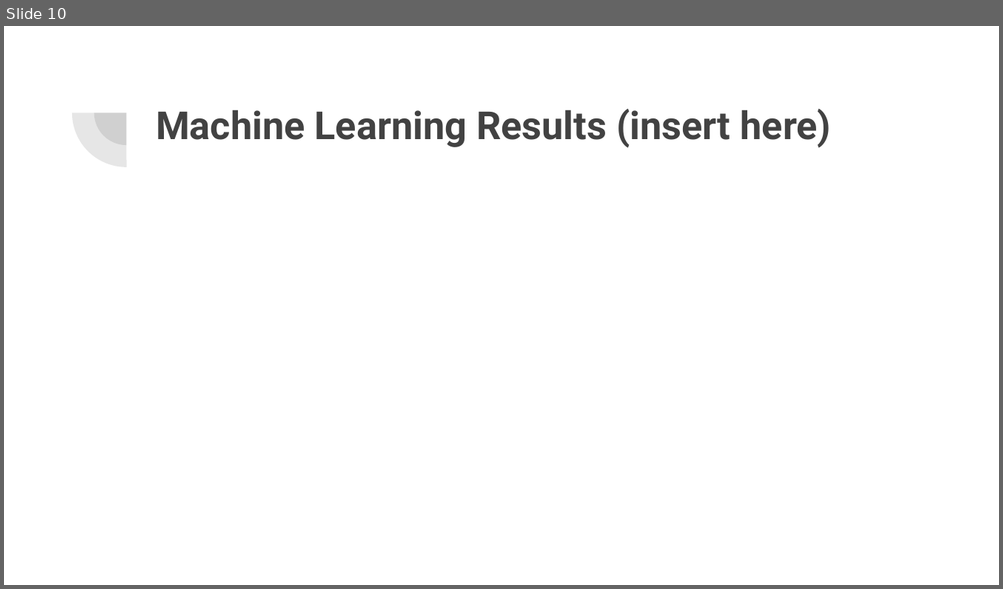
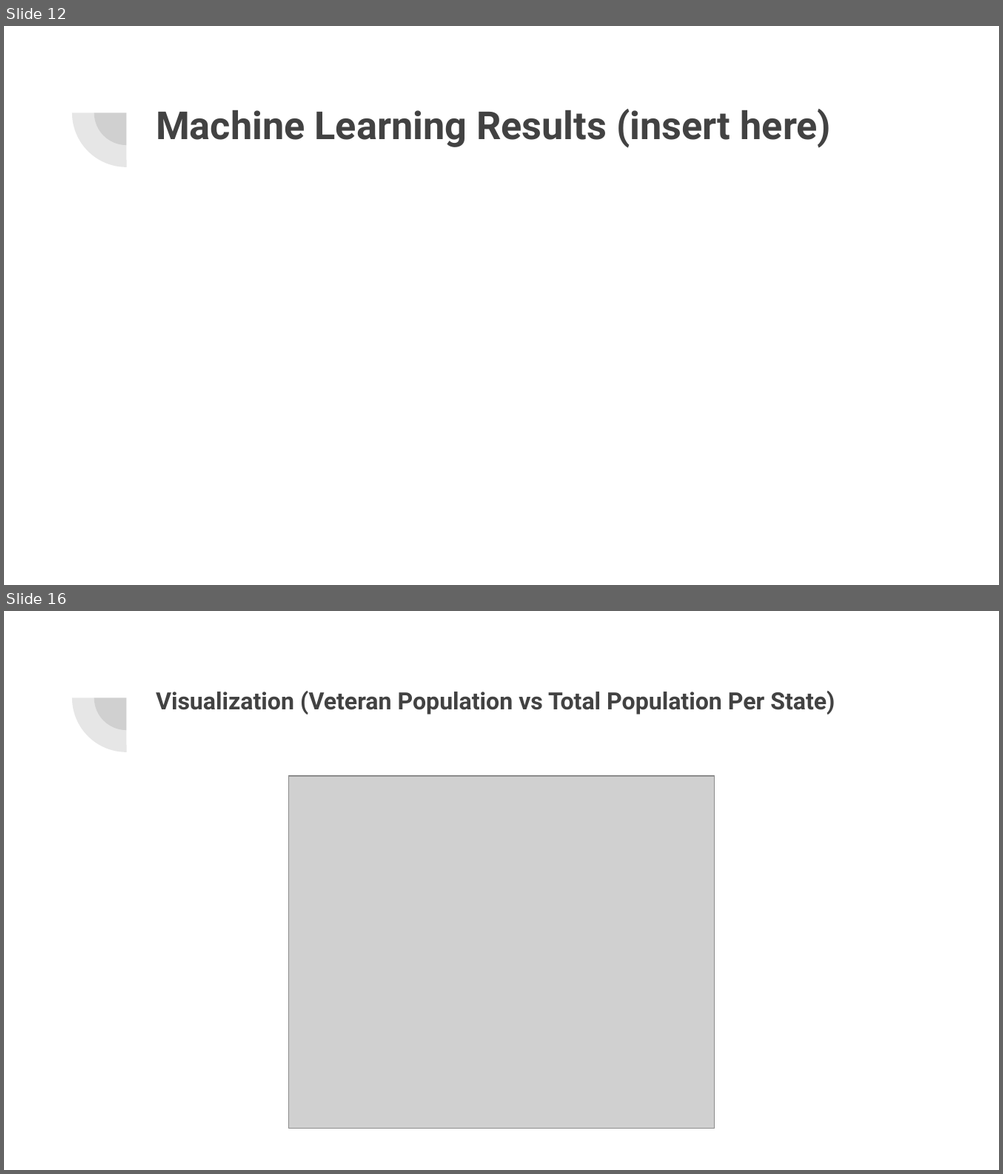
Before and after one commit to staceycatherine/Final_Project, a slide deck: Final Project Google Slides.pptx. Shown one above the other, each under a label of ours: slide 10 before the commit, slides 12 and 16 after it; the slides between them are not shown. The pictures are 1003x589 and 1003x1174 pixels, drawn with LibreOffice and Linux fonts; fonts in the diff are those of the drawing; grey boxes stand for pictures. Boxes give left, top, right and bottom in pixels: in the first picture for what was removed or moved away, otherwise in the second. Text is boxed around its words. In the diff, an @@ line names an element or a change of style, - is before the commit and + after.

```diff
--- a/Final Project Google Slides.pptx
+++ b/Final Project Google Slides.pptx
@@ slide 16 added at (4, 611, 999, 1170), background #FFFFFF; not listed: 2 template elements that a slide beside it also shows @@
@@ title added at (156, 691, 834, 715), 17.2 pt, text #424242, bold @@
+Visualization (Veteran Population vs Total Population Per State)
@@ picture added at (288, 776, 714, 1128) @@
@@ what was slide 10 is now slide 12 @@
```
Also in this commit, not shown: 11 other slides added, 2 slides removed.
